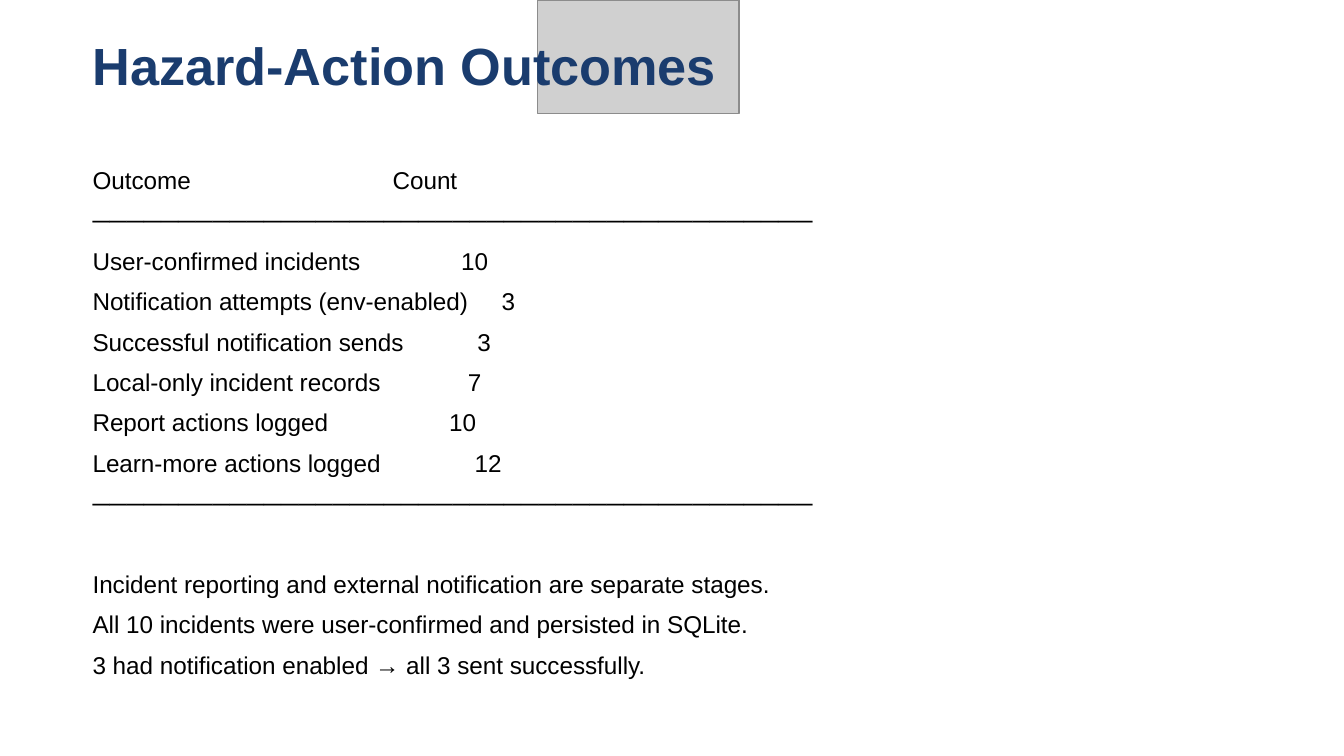
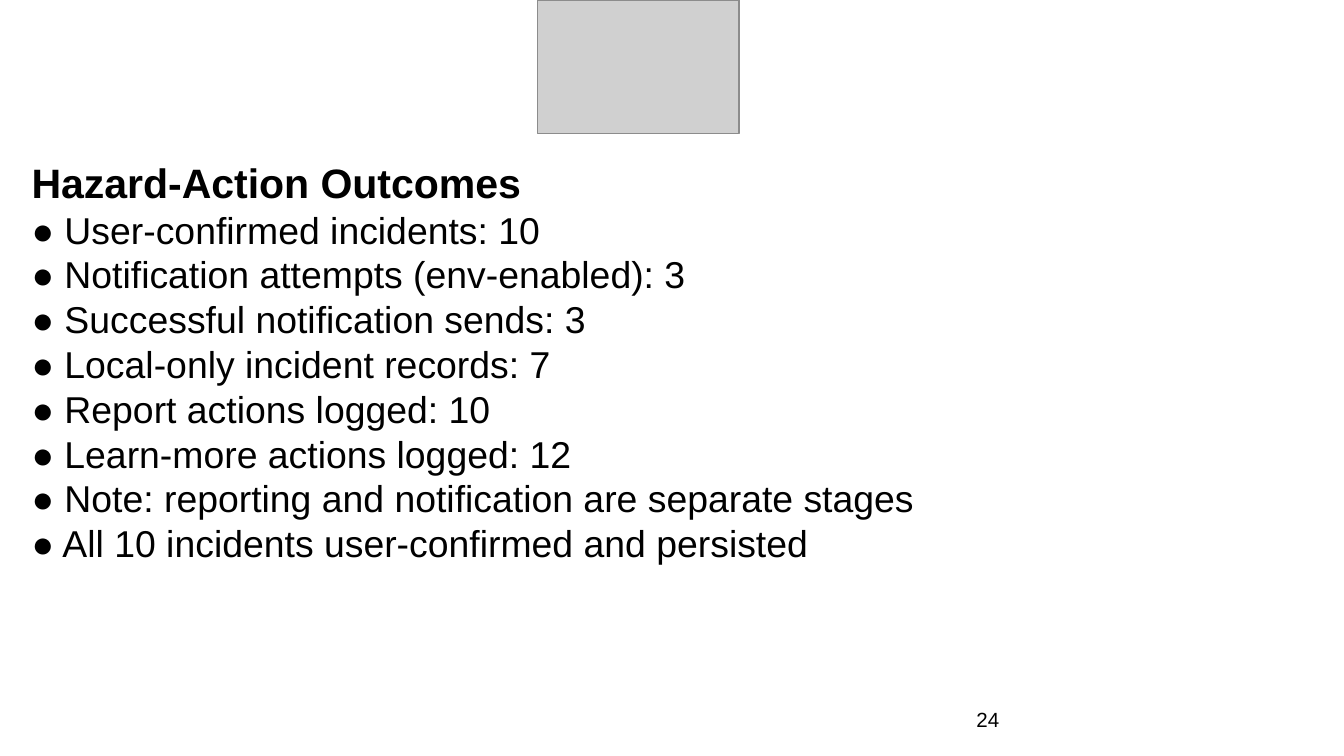
Before and after one commit to nibodhdaware/VisionGPT, a slide deck: slide 24 of paper/stage2_review3_updated.pptx. Drawn at 1344x756 pixels with LibreOffice and Linux fonts; fonts in the diff are those of the drawing; grey boxes stand for pictures. Boxes give left, top, right and bottom in pixels: in the first picture for what was removed or moved away, otherwise in the second. Text is boxed around its words. In the diff, an @@ line names an element or a change of style, - is before the commit and + after.

Commit message:
fix PPTX formatting: 22pt headers, 20pt body, correct EMU positions, new diagrams

```diff
--- a/paper/stage2_review3_updated.pptx
+++ b/paper/stage2_review3_updated.pptx
@@ picture: place and size @@
-picture at [538,0,739,113]
+picture at [538,0,739,134]
@@ text removed at [93,43,716,95] @@
-Hazard-Action Outcomes
@@ text at [32,168,914,565]: text changed; size 13 to 20 pt @@
-Outcome Count
-──────────────────────────────────────────
-User-confirmed incidents 10
-Notification attempts (env-enabled) 3
-Successful notification sends 3
-Local-only incident records 7
-Report actions logged 10
-Learn-more actions logged 12
-──────────────────────────────────────────
-Incident reporting and external notification are separate stages.
-All 10 incidents were user-confirmed and persisted in SQLite.
-3 had notification enabled → all 3 sent successfully.
+Hazard-Action Outcomes
+● User-confirmed incidents: 10
+● Notification attempts (env-enabled): 3
+● Successful notification sends: 3
+● Local-only incident records: 7
+● Report actions logged: 10
+● Learn-more actions logged: 12
+● Note: reporting and notification are separate stages
+● All 10 incidents user-confirmed and persisted
@@ text added at [976,712,999,727], 11 pt, text #000000 @@
+24
```
Also in this commit, not shown: 48 other slides changed, 4 slides added, 4 slides removed.
